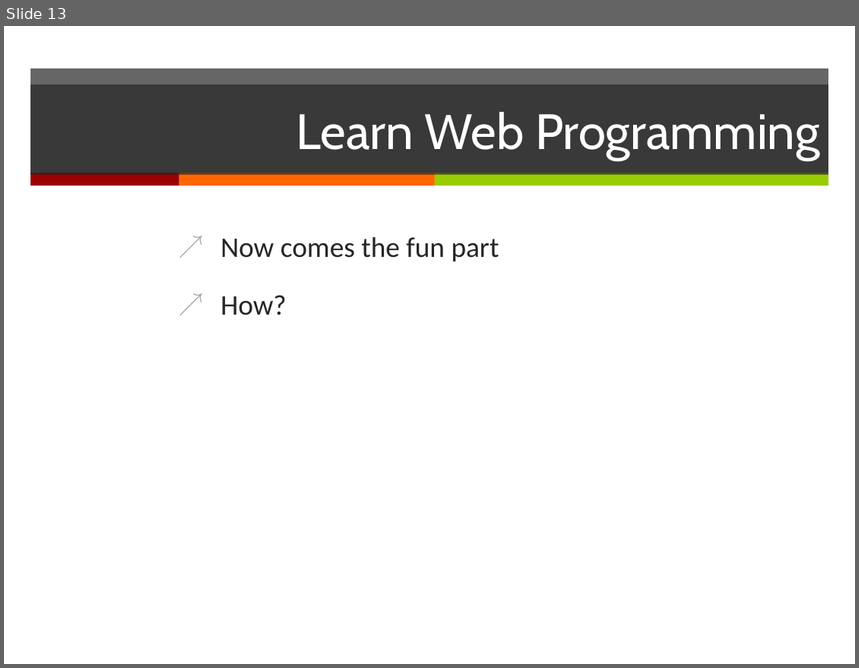
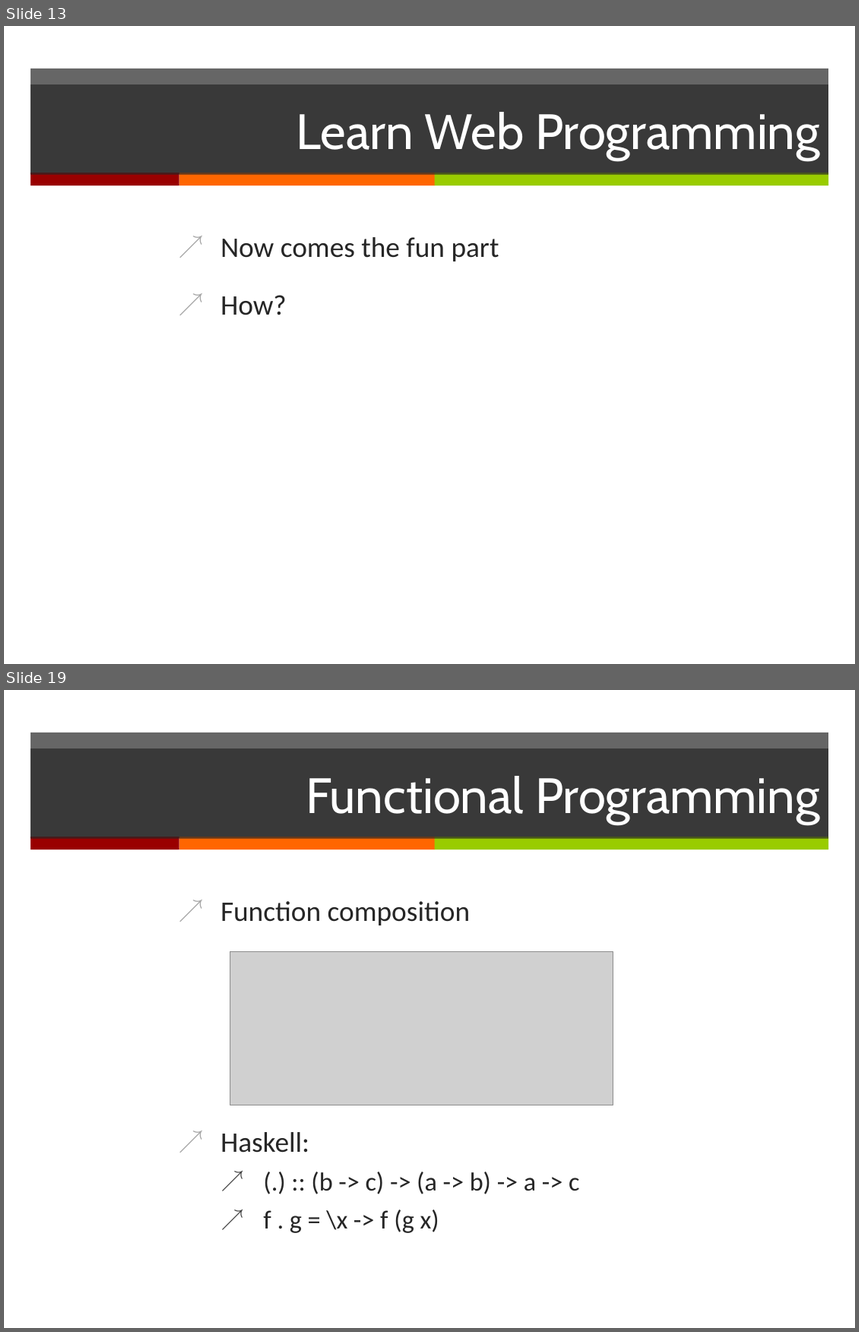
Before and after one commit to erkinun/slides, a slide deck: learn.pptx. Shown one above the other, each under a label of ours: slide 13 before the commit, slides 13 and 19 after it; the slides between them are not shown. The pictures are 859x668 and 859x1332 pixels, drawn with LibreOffice and Linux fonts; fonts in the diff are those of the drawing; grey boxes stand for pictures. Boxes give left, top, right and bottom in pixels: in the first picture for what was removed or moved away, otherwise in the second. Text is boxed around its words. In the diff, an @@ line names an element or a change of style, - is before the commit and + after.

```diff
--- a/learn.pptx
+++ b/learn.pptx
@@ slide 19 added at bbox=[4, 690, 855, 1328], background #FFFFFF; not listed: 4 template elements that a slide beside it also shows @@
@@ title added at bbox=[31, 749, 829, 839], fill #262626 at 70% opacity, 42 pt, text #FFFFFF @@
+Functional Programming
@@ text added at bbox=[221, 901, 579, 1233], 22 pt, text #262626 @@
+↗ Function composition
+↗ Haskell:
+  ↗ (.) :: (b -> c) -> (a -> b) -> a -> c
+  ↗ f . g = \x -> f (g x)
@@ picture added at bbox=[230, 951, 614, 1106] @@
```
Also in this commit, not shown: 3 slides changed, 4 other slides added.
